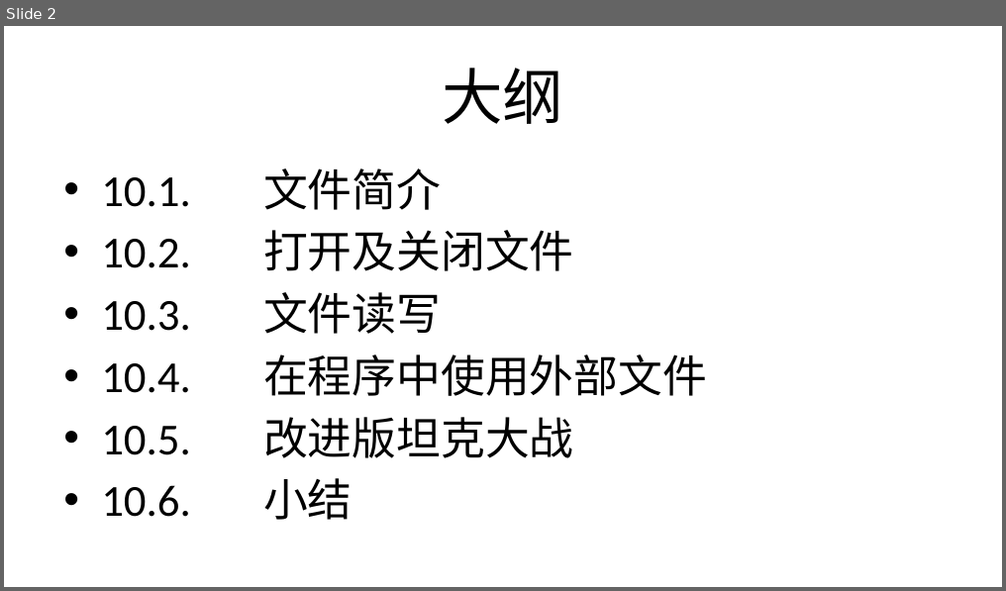
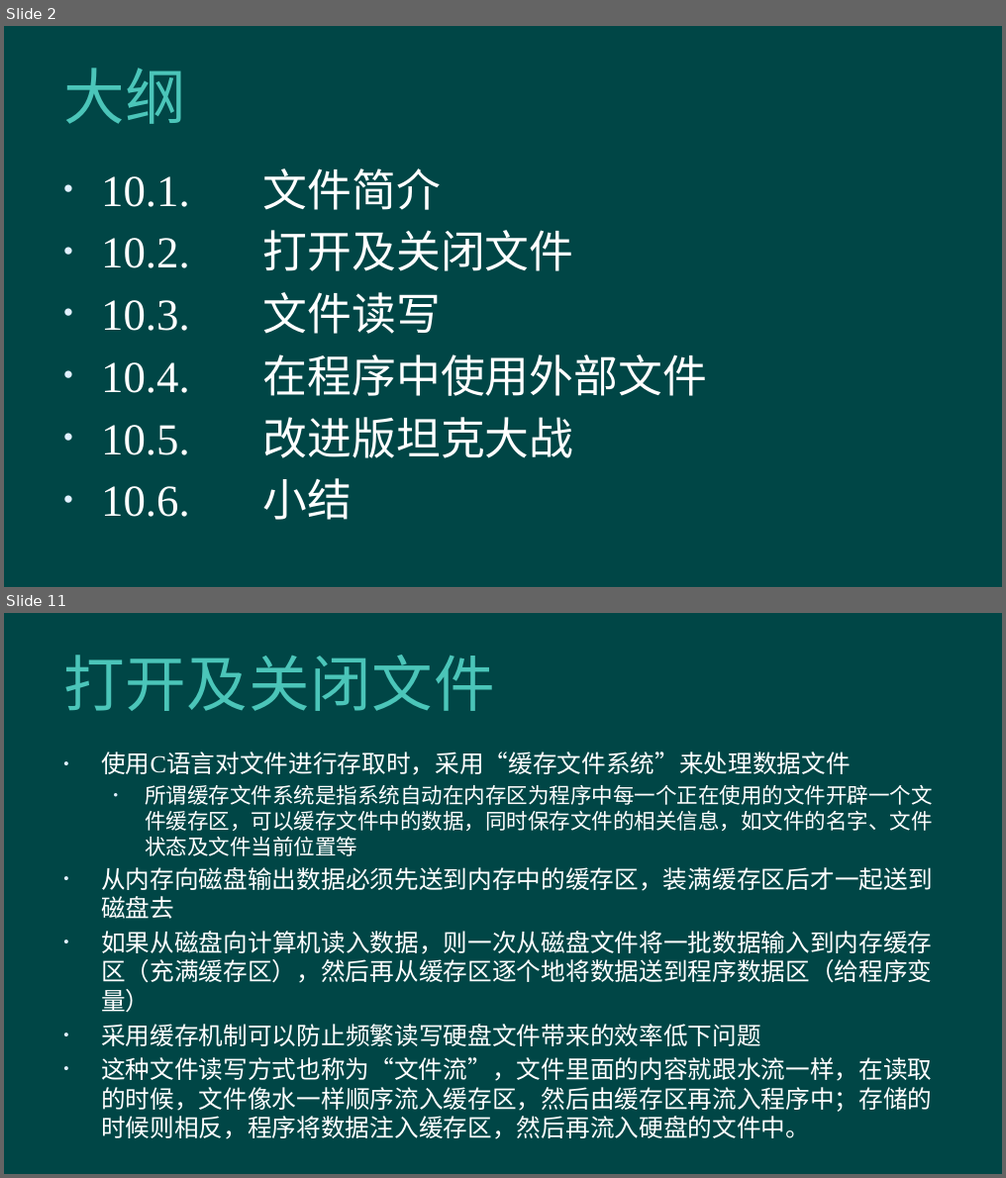
Before and after one commit to hanhonglei/Course_BasicGameProgramming, a slide deck: 第10章 文件/第10章 文件.pptx. Shown one above the other, each under a label of ours: slide 2 before the commit, slides 2 and 11 after it; the slides between them are not shown. The pictures are 1006x591 and 1006x1178 pixels, drawn with LibreOffice and Linux fonts; fonts in the diff are those of the drawing; background and template pictures are left out. Boxes give left, top, right and bottom in pixels: in the first picture for what was removed or moved away, otherwise in the second. Text is boxed around its words. In the diff, an @@ line names an element or a change of style, - is before the commit and + after.

```diff
--- a/第10章 文件/第10章 文件.pptx
+++ b/第10章 文件/第10章 文件.pptx
@@ slide 11 added at (4,613,1002,1174), background #004646 @@
@@ title added at (63,655,494,711), 44 pt, text #4BC5B9 @@
+打开及关闭文件
@@ text added at (101,752,933,1112), 17.6 pt, text #FFFFFF @@
+• 使用C语言对文件进行存取时，采用“缓存文件系统”来处理数据文件
+  • 所谓缓存文件系统是指系统自动在内存区为程序中每一个正在使用的文件开辟一个文件缓存区，可以缓存文件中的数据，同时保存文件的相关信息，如文件的名字、文件状态及文件当前位置等
+• 从内存向磁盘输出数据必须先送到内存中的缓存区，装满缓存区后才一起送到磁盘去
+• 如果从磁盘向计算机读入数据，则一次从磁盘文件将一批数据输入到内存缓存区（充满缓存区），然后再从缓存区逐个地将数据送到程序数据区（给程序变量）
+• 采用缓存机制可以防止频繁读写硬盘文件带来的效率低下问题
+• 这种文件读写方式也称为“文件流”，文件里面的内容就跟水流一样，在读取的时候，文件像水一样顺序流入缓存区，然后由缓存区再流入程序中；存储的时候则相反，程序将数据注入缓存区，然后再流入硬盘的文件中。
@@ slide 2 changed as well @@
@@ background #FFFFFF to #004646 @@
@@ title "大纲" at (63,68,186,124): font Calibri to Arial, text colour #000000 to #4BC5B9, letter spacing 0 to 0.5 pt; alignment centre to left @@
@@ text "10.1. 文件简介" at (101,169,707,520): font Calibri to Times New Roman, text colour #000000 to #FFFFFF @@
```
Also in this commit, not shown: 1 other slide changed, 52 other slides added, 2 other files.
